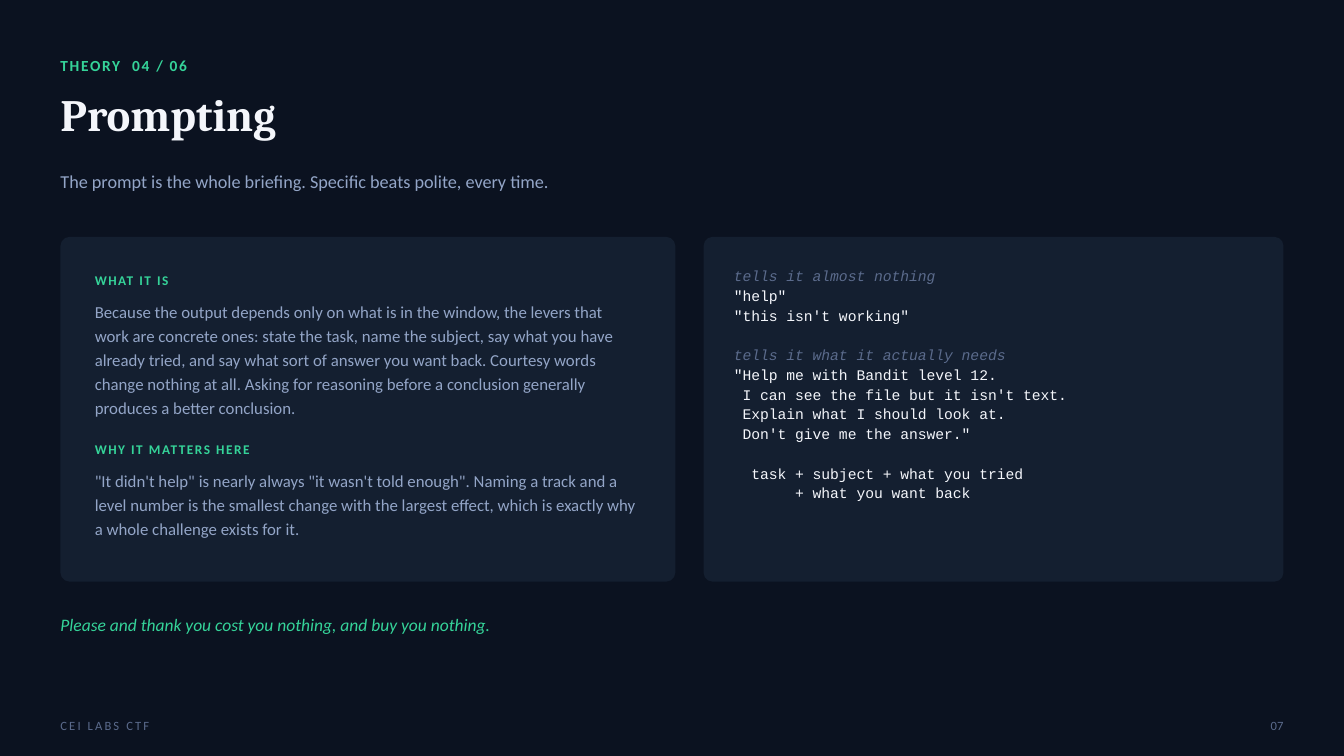
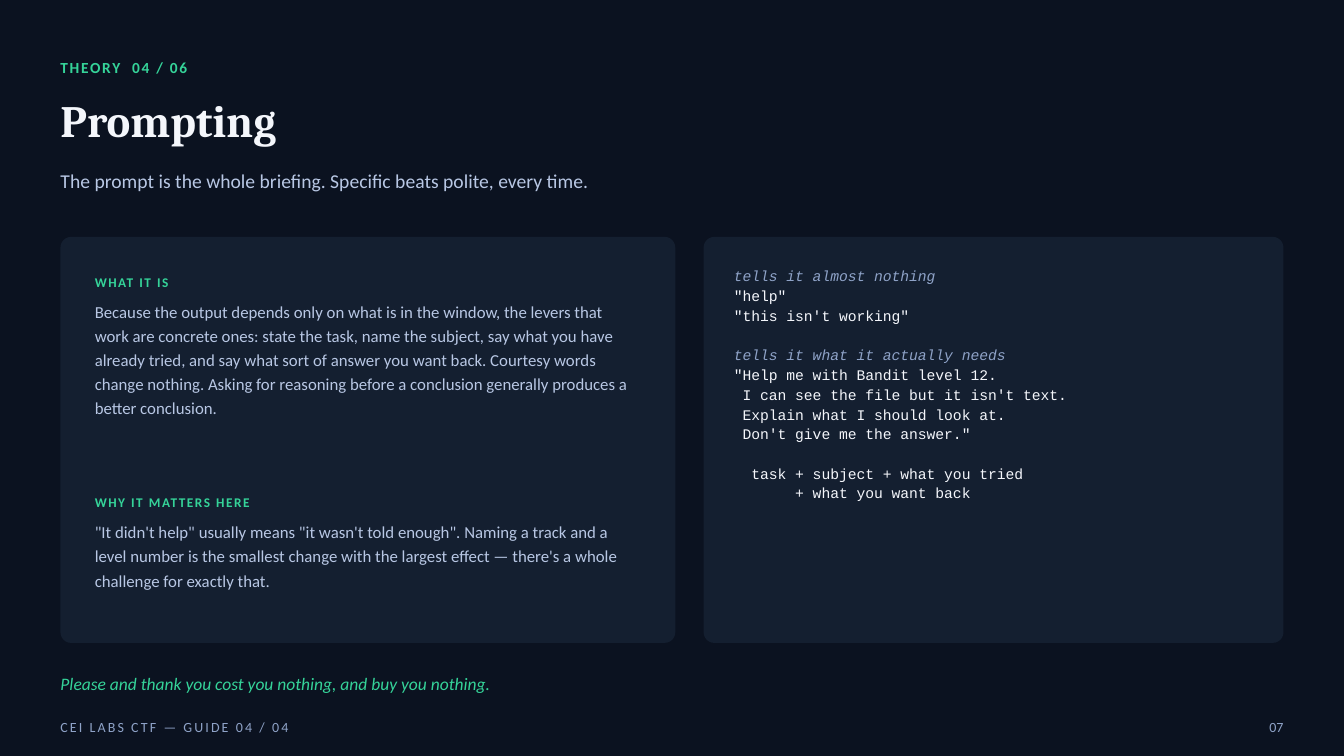
Before and after one commit to stoptalkingishh/cei-labs-event, a slide deck: slide 7 of presentation/game-guides/CEI-Labs-Game-Guide-04-AI-Copilot.pptx. Drawn at 1344x756 pixels with LibreOffice and Linux fonts; fonts in the diff are those of the drawing. Boxes give left, top, right and bottom in pixels: in the first picture for what was removed or moved away, otherwise in the second. Text is boxed around its words. In the diff, an @@ line names an element or a change of style, - is before the commit and + after.

```diff
--- a/presentation/game-guides/CEI-Labs-Game-Guide-04-AI-Copilot.pptx
+++ b/presentation/game-guides/CEI-Labs-Game-Guide-04-AI-Copilot.pptx
@@ text "The prompt is the whole ..." at bbox=[60, 174, 588, 192]: size 13 to 14 pt, text colour #93A5C7 to #B8C7E4 @@
@@ rounded rectangle: place and size @@
-rounded rectangle at bbox=[60, 237, 676, 582]
+rounded rectangle at bbox=[60, 237, 676, 643]
@@ rounded rectangle: place and size @@
-rounded rectangle at bbox=[704, 237, 1284, 582]
+rounded rectangle at bbox=[704, 237, 1284, 643]
@@ text at bbox=[734, 271, 1006, 363]: text colour #5B6B8C to #8FA3C8 in "tells it almost nothing", "tells it what it actually needs" @@
@@ text at bbox=[95, 306, 627, 414]: text changed; text colour #93A5C7 to #B8C7E4 @@
-Because the output depends only on what is in the window, the levers that work are concrete ones: state the task, name the subject, say what you have already tried, and say what sort of answer you want back. Courtesy words change nothing at all. Asking for reasoning before a conclusion generally produces a better conclusion.
+Because the output depends only on what is in the window, the levers that work are concrete ones: state the task, name the subject, say what you have already tried, and say what sort of answer you want back. Courtesy words change nothing. Asking for reasoning before a conclusion generally produces a better conclusion.
@@ text "WHY IT MATTERS HERE": place and size @@
-text "WHY IT MATTERS HERE" at bbox=[95, 437, 641, 463]
+text "WHY IT MATTERS HERE" at bbox=[95, 487, 641, 513]
@@ text at bbox=[95, 526, 617, 590]: text changed; text colour #93A5C7 to #B8C7E4 @@
-"It didn't help" is nearly always "it wasn't told enough". Naming a track and a level number is the smallest change with the largest effect, which is exactly why a whole challenge exists for it.
+"It didn't help" usually means "it wasn't told enough". Naming a track and a level number is the smallest change with the largest effect — there's a whole challenge for exactly that.
@@ line spacing 1 to 1.2 in 5 elements at bbox=[60, 50, 1284, 81], bbox=[60, 106, 276, 147], bbox=[95, 267, 641, 293], bbox=[95, 487, 641, 513], bbox=[60, 678, 490, 693] @@
@@ text "Please and thank you cost ...": place and size @@
-text "Please and thank you cost ..." at bbox=[60, 619, 490, 634]
+text "Please and thank you cost ..." at bbox=[60, 678, 490, 693]
@@ text "07" at bbox=[1269, 723, 1283, 732]: size 9 to 10 pt, text colour #5B6B8C to #8FA3C8; line spacing 1 to 1.2 @@
@@ text at bbox=[60, 723, 288, 732]: text changed; size 9 to 10 pt; text colour #5B6B8C to #8FA3C8 @@
-CEI LABS CTF
+CEI LABS CTF — GUIDE 04 / 04
```
Also in this commit, not shown: 11 other slides changed, 2 other files.
